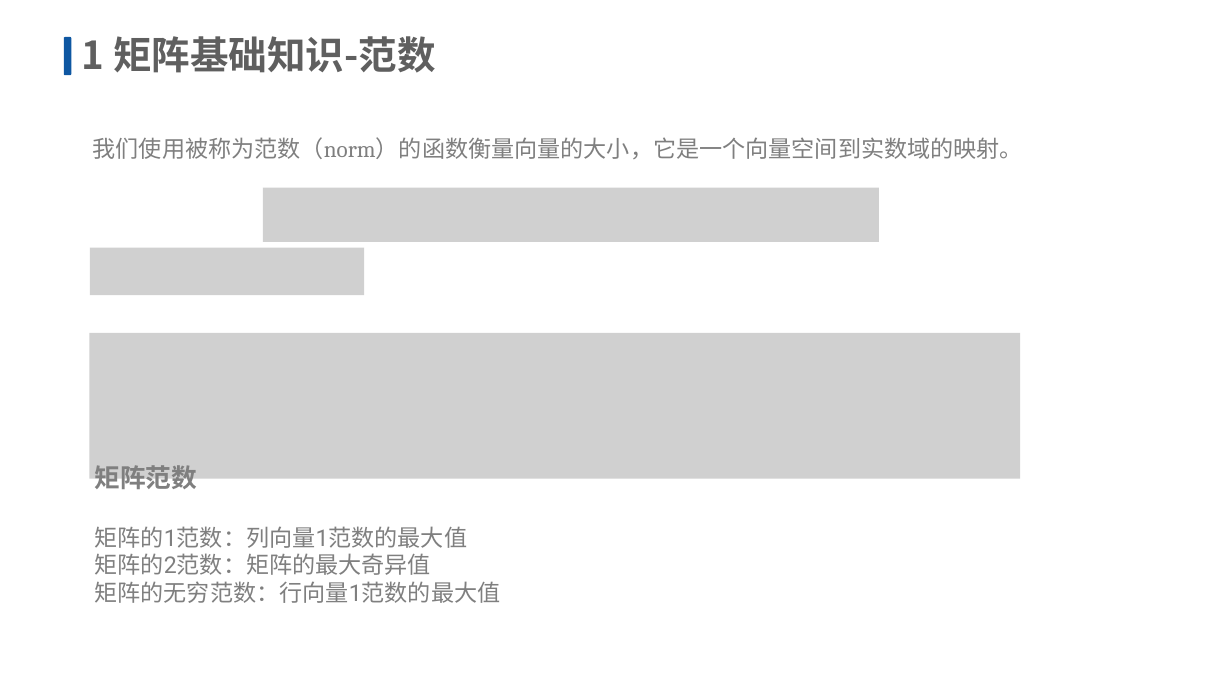
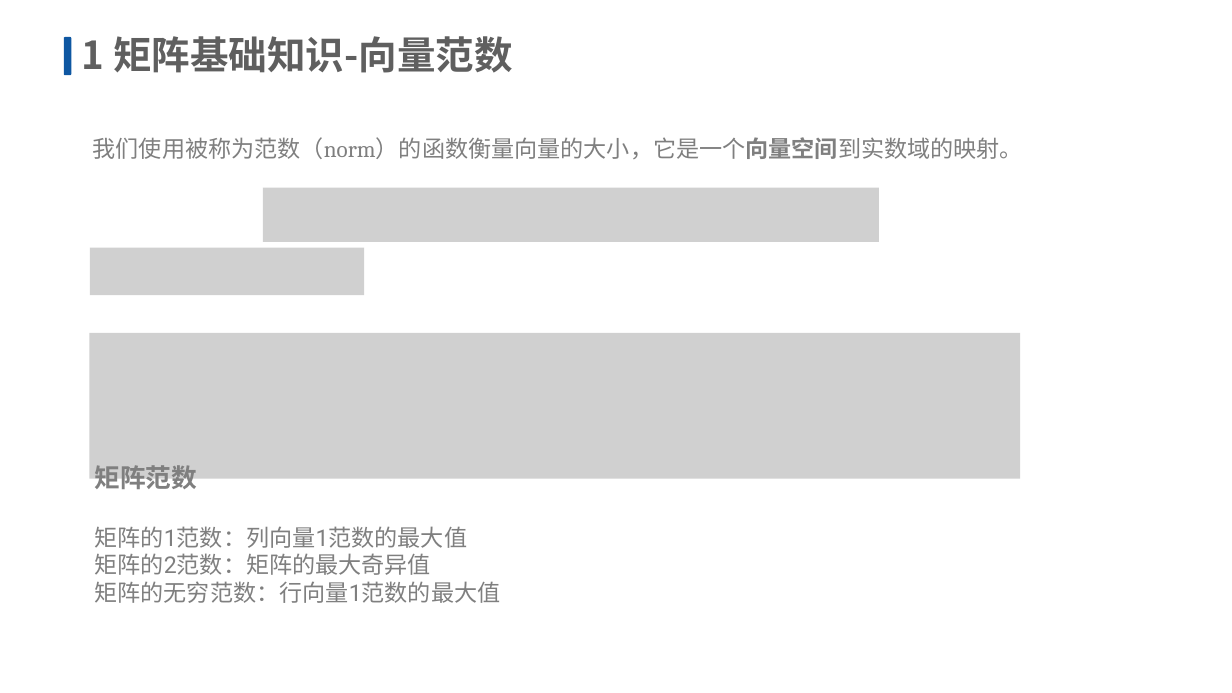
Before and after one commit to yuanyuanxiang/simple-neural-network, a slide deck: slide 4 of doc/数学基础知识介绍_矩阵.pptx. Drawn at 1232x693 pixels with LibreOffice and Linux fonts; fonts in the diff are those of the drawing; grey boxes stand for pictures; background and template pictures are left out. Boxes give left, top, right and bottom in pixels: in the first picture for what was removed or moved away, otherwise in the second. Text is boxed around its words. In the diff, an @@ line names an element or a change of style, - is before the commit and + after.

```diff
--- a/doc/数学基础知识介绍_矩阵.pptx
+++ b/doc/数学基础知识介绍_矩阵.pptx
@@ title at box(82, 36, 512, 73): text changed @@
-1 矩阵基础知识-范数
+1 矩阵基础知识-向量范数
@@ text "我们使用被称为范数（norm）的函数衡量向量的大小，它是一个向量空间到实数域的映射。" at box(93, 137, 1023, 159): bold on in "我们使用被称为范数（norm）的函数衡量向量的大小，它是一个向量空间到实数域的映射。" @@
```
Also in this commit, not shown: 3 other slides changed, 14 other files.
